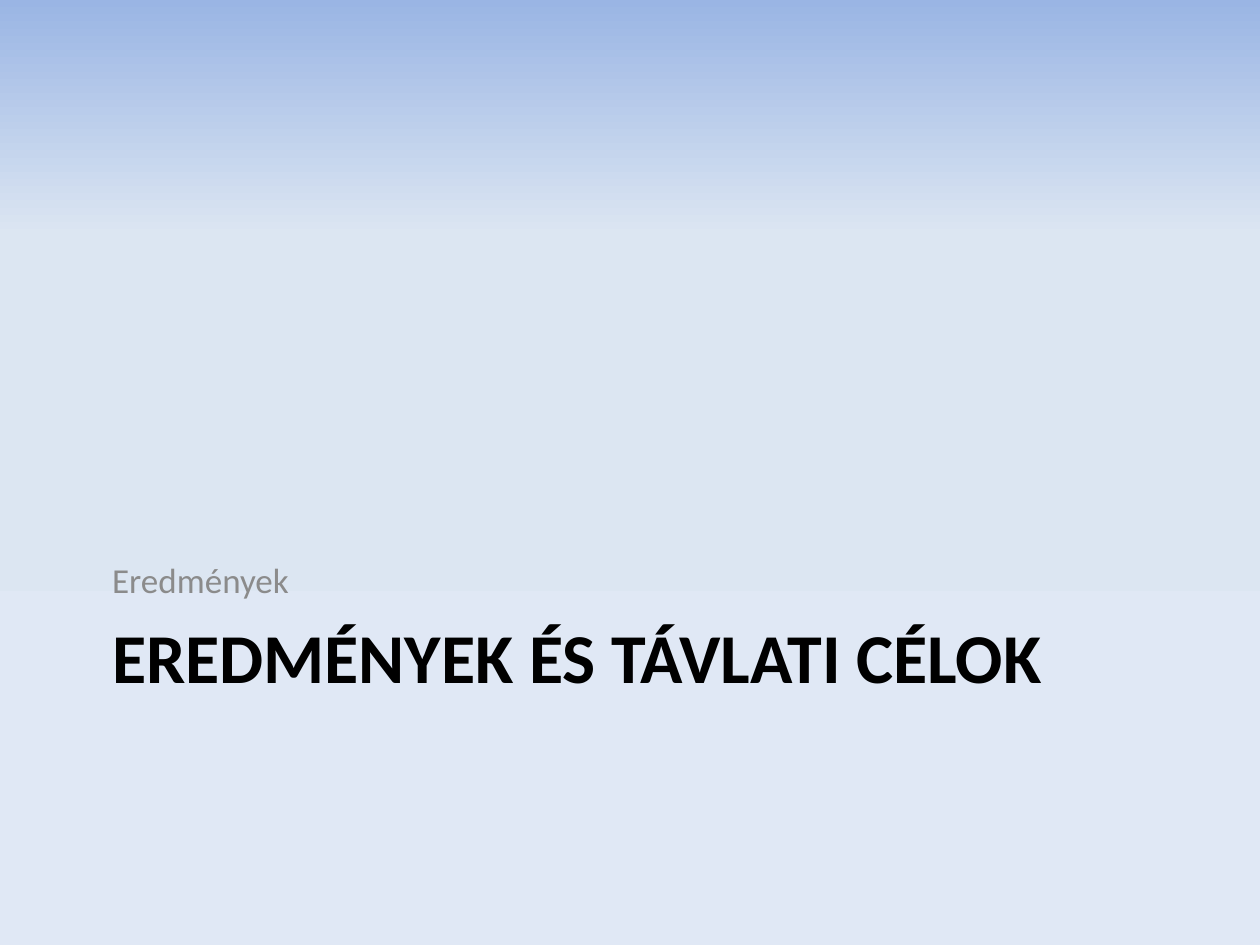
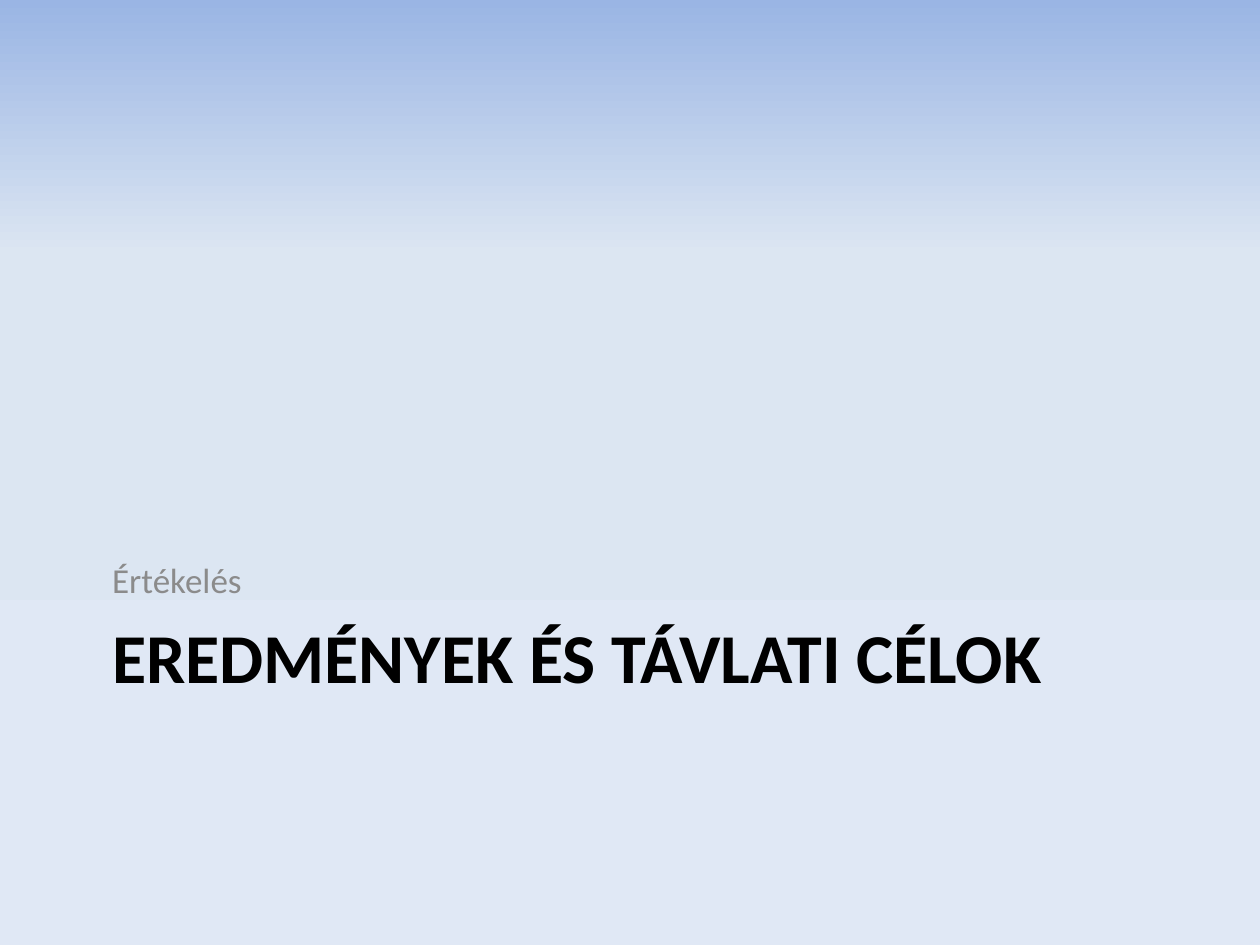
Before and after one commit to donat/incquery-deps, a slide deck: slide 17 of incquery-deps-documentation/presentation/tdk_pres_hu_v2.pptx. Drawn at 1260x945 pixels with LibreOffice and Linux fonts; fonts in the diff are those of the drawing. Boxes give left, top, right and bottom in pixels: in the first picture for what was removed or moved away, otherwise in the second. Text is boxed around its words. In the diff, an @@ line names an element or a change of style, - is before the commit and + after.

```diff
--- a/incquery-deps-documentation/presentation/tdk_pres_hu_v2.pptx
+++ b/incquery-deps-documentation/presentation/tdk_pres_hu_v2.pptx
@@ text at (112,565,242,593): text changed @@
-Eredmények
+Értékelés
```
Also in this commit, not shown: 9 other slides changed.
